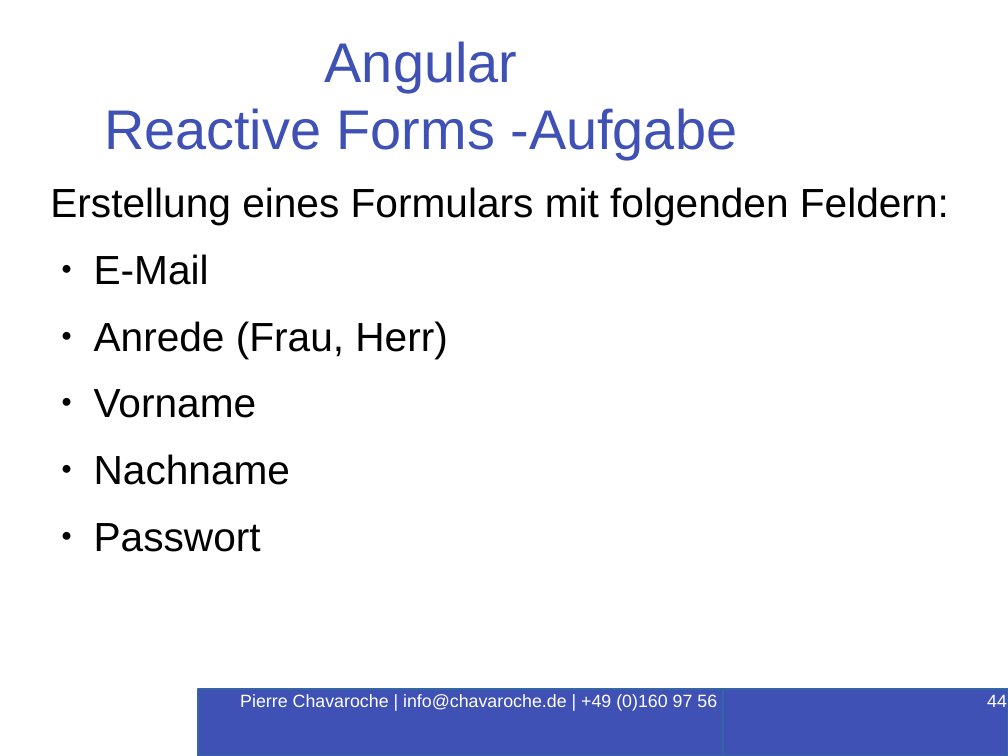
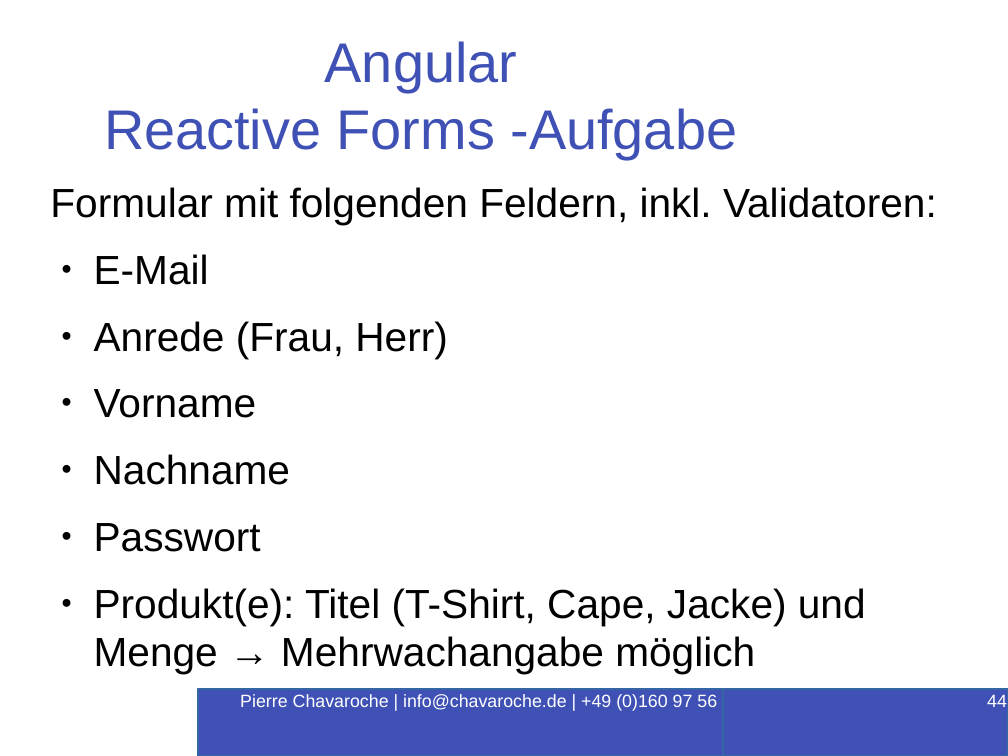
Before and after one commit to PierreChavaroche/workshop-presentation, a slide deck: slide 44 of Angular-RxJS.odp. Drawn at 1008x756 pixels with LibreOffice and Linux fonts; fonts in the diff are those of the drawing; background and template pictures are left out. Boxes give left, top, right and bottom in pixels: in the first picture for what was removed or moved away, otherwise in the second. Text is boxed around its words. In the diff, an @@ line names an element or a change of style, - is before the commit and + after.

Commit message:
Updated

```diff
--- a/Angular-RxJS.odp
+++ b/Angular-RxJS.odp
@@ text at box(50, 187, 937, 225): text changed @@
-Erstellung eines Formulars mit folgenden Feldern:
+Formular mit folgenden Feldern, inkl. Validatoren:
@@ text at box(94, 588, 866, 674): paragraph added @@
+● Produkt(e): Titel (T-Shirt, Cape, Jacke) und Menge → Mehrwachangabe möglich
```
